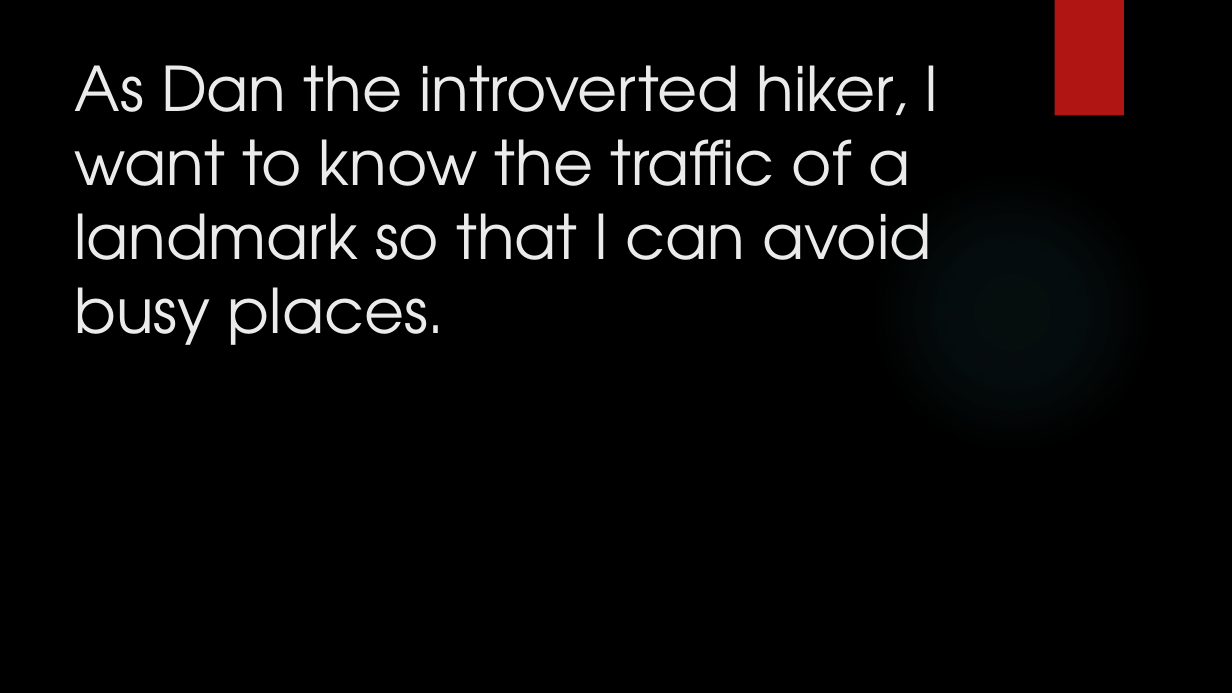
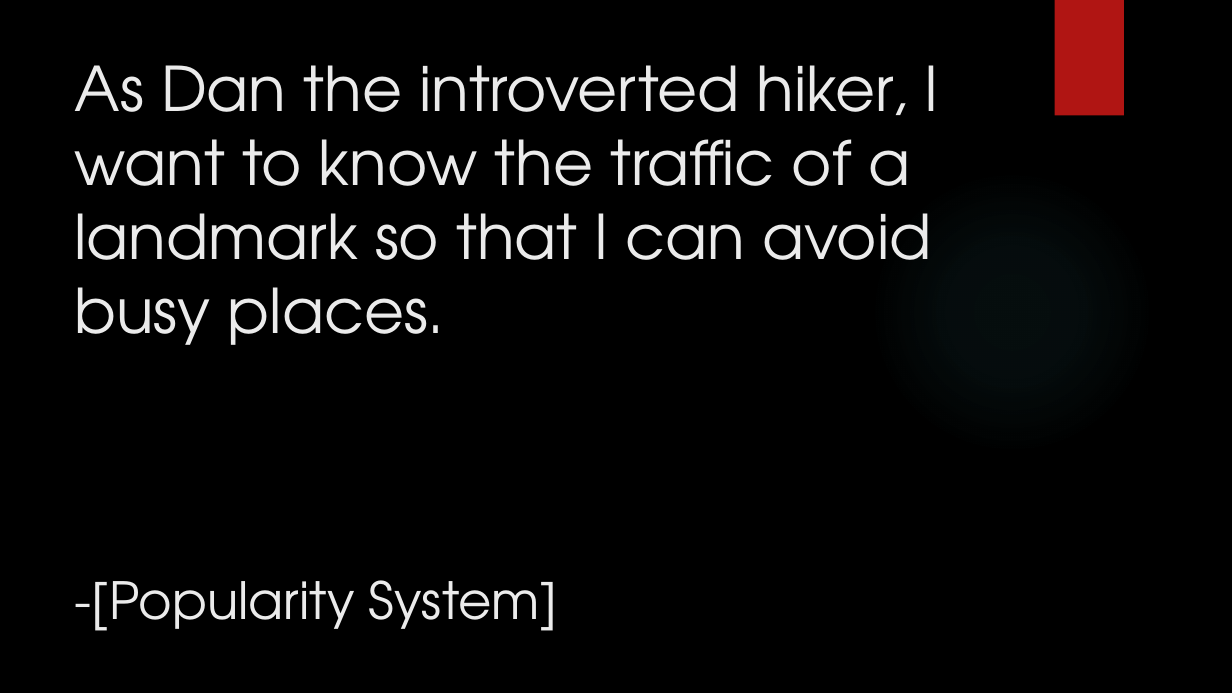
Before and after one commit to junmin-yee/Landmarked, a slide deck: slide 15 of Technology Presentation.pptx. Drawn at 1232x693 pixels with LibreOffice and Linux fonts; fonts in the diff are those of the drawing; background and template pictures are left out. Boxes give left, top, right and bottom in pixels: in the first picture for what was removed or moved away, otherwise in the second. Text is boxed around its words. In the diff, an @@ line names an element or a change of style, - is before the commit and + after.

```diff
--- a/Technology Presentation.pptx
+++ b/Technology Presentation.pptx
@@ title at box(75, 65, 938, 631): text changed @@
-As Dan the introverted hiker, I want to know the traffic of a landmark so that I can avoid busy places.
+As Dan the introverted hiker, I want to know the traffic of a landmark so that I can avoid busy places.
+-[Popularity System]
```
Also in this commit, not shown: 14 other slides changed.
